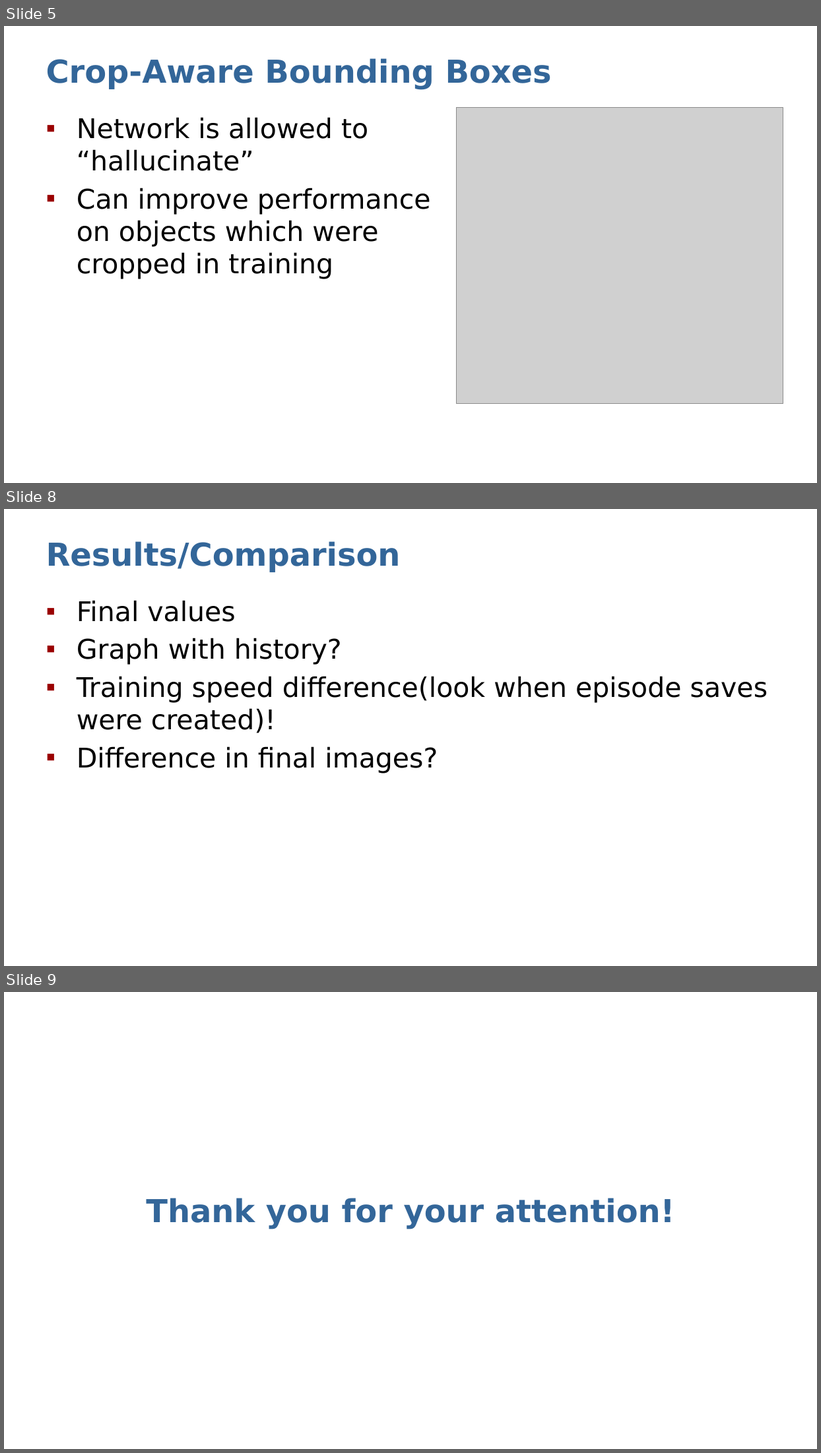
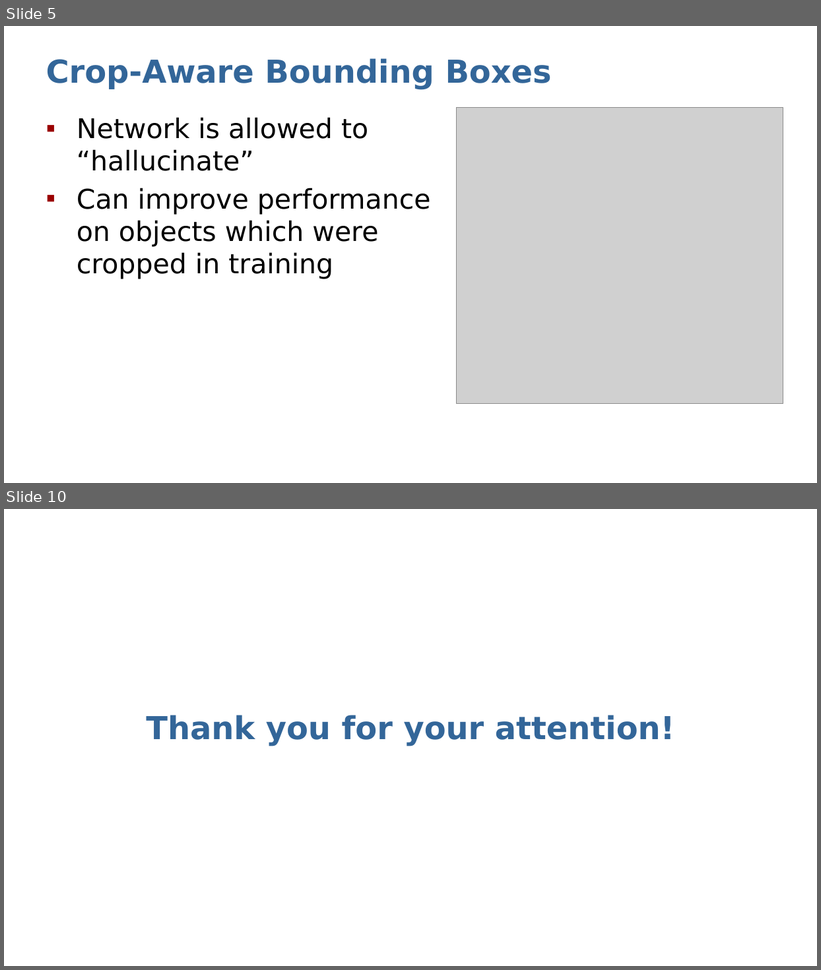
Before and after one commit to Dystron/Forked_EfficientPS, a slide deck: Crop-Aware Panoptic Segmentation.pptx. Shown one above the other, each under a label of ours: slides 5, 8 and 9 before the commit, slides 5 and 10 after it; the slides between them are not shown. The pictures are 821x1453 and 821x970 pixels, drawn with LibreOffice and Linux fonts; fonts in the diff are those of the drawing; grey boxes stand for pictures. Boxes give left, top, right and bottom in pixels: in the first picture for what was removed or moved away, otherwise in the second. Text is boxed around its words. In the diff, an @@ line names an element or a change of style, - is before the commit and + after.

Commit message:
improved presentation and added result plots

```diff
--- a/Crop-Aware Panoptic Segmentation.pptx
+++ b/Crop-Aware Panoptic Segmentation.pptx
@@ slide 8 removed at bbox=[4, 509, 817, 966], background #FFFFFF @@
@@ title removed at bbox=[46, 541, 401, 572] @@
-Results/Comparison
@@ text removed at bbox=[77, 600, 768, 774] @@
-▪ Final values
-▪ Graph with history?
-▪ Training speed difference(look when episode saves were created)!
-▪ Difference in final images?
@@ what was slide 9 is now slide 10 @@
```
Also in this commit, not shown: 2 slides changed, 2 slides added, 2 other files.
